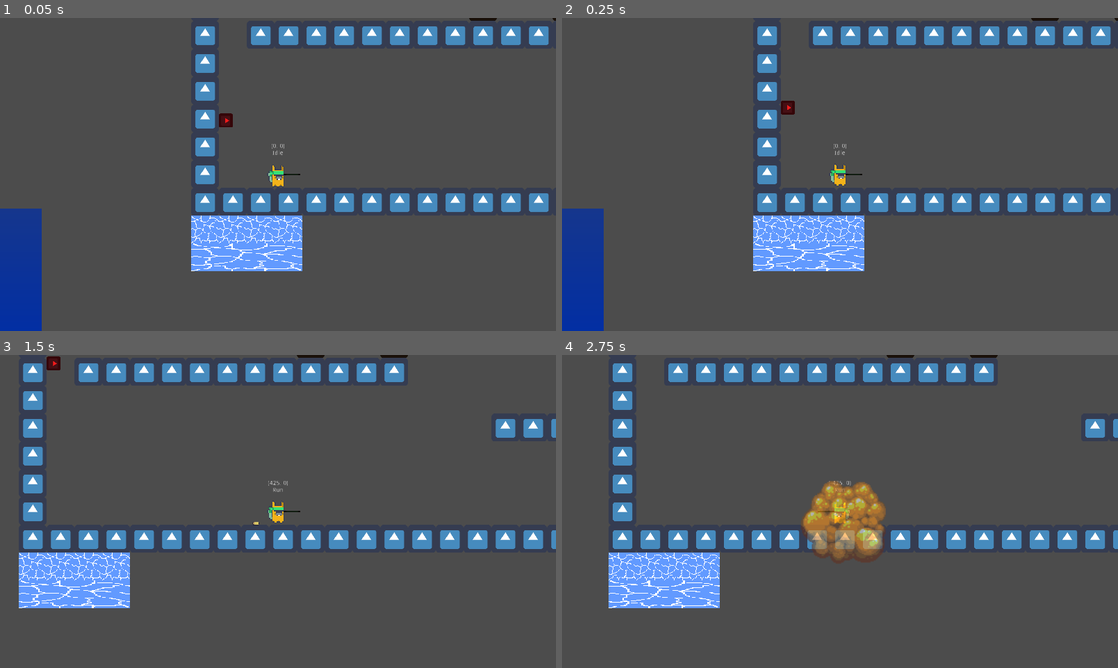
Above: before the commit, frames 1-4 (two rows, left to right).
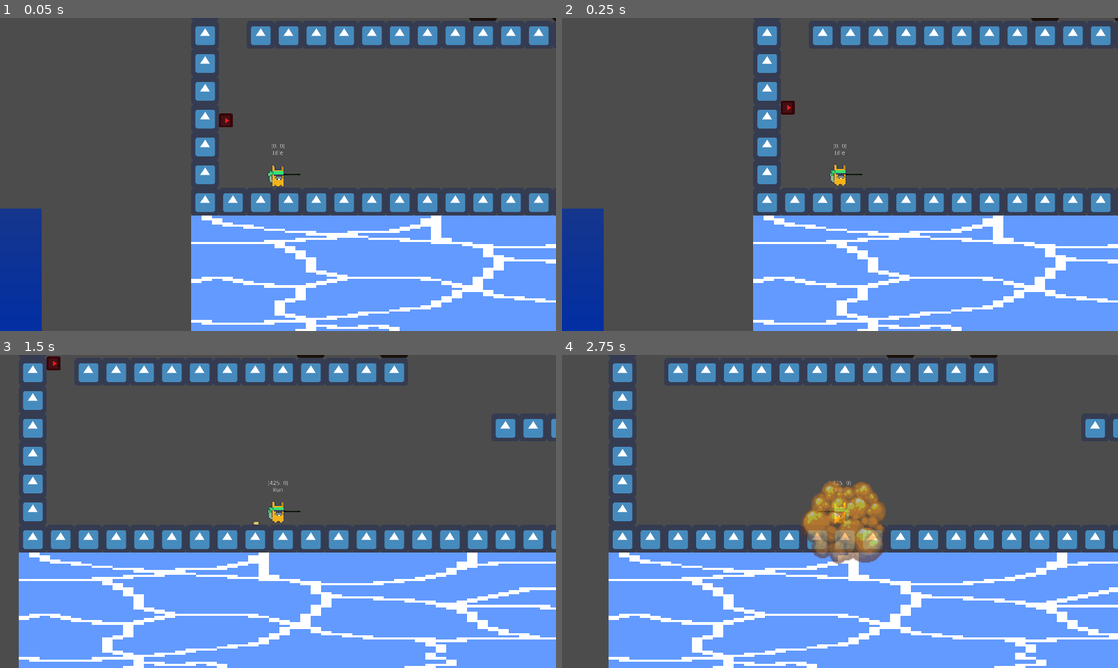
Above: after the commit, the same moments.

Repository: fruitdude/godot-metroidvania
Game: Godot game, scene res://src/main/Main.tscn
The game is run twice, just before and just after one commit, with the same random seed, the same clock (stepped at 60 frames per second) and the same inputs. The engine's default icon, where the game draws it, is replaced by a stand-in: a white triangle on a blue panel in a dark square.
Inputs (mouse positions are in pixels of both pictures, inside the frame that each line leads up to):
- Up to frame 1 (0.05 s): no input
- Up to frame 2 (0.25 s): no input
- Up to frame 3 (1.5 s): move the mouse to (400, 495) at 0.52 s; press the mouse at (400, 495) at 0.53 s; hold D (move_right) from 0.53 s (still down); tap Space (jump) at 0.77 s; move the mouse to (166, 527) at 1.27 s; release the mouse at (166, 527) at 1.28 s; tap Shift (stay_stationary) at 1.35 s
- Up to frame 4 (2.75 s): tap Space (jump) at 1.52 s; move the mouse to (895, 442) at 2.02 s; release D (move_right) at 2.03 s; press the mouse at (895, 442) at 2.03 s; hold A (move_left) from 2.03 s (still down)

The runs differ from the first frame. In frame 1, 22% of the frame differs, in the area x 34-100%, y 63-100%; in frame 2, 22%; in frame 3, 33%, in the area x 3-100%, y 63-100%; in frame 4, 31%.

Commit message:
watershaper prototype

Diff:
--- a/src/enemies/snail/Snail.gd
+++ b/src/enemies/snail/Snail.gd
@@ -6,11 +6,6 @@
 export(NodePath) onready var raycasts = get_node(raycasts) as Node2D
 
 var health_points := 5.0
-
-
-func _ready():
-	print(get_owner())
-	print(get_parent())
 
 
 func _physics_process(_delta: float) -> void:
--- a/src/main/Main.tscn
+++ b/src/main/Main.tscn
@@ -81,24 +81,8 @@
 offset = 3488.13
 
 [node name="Water2D" parent="." instance=ExtResource( 7 )]
-position = Vector2( 32, 544 )
-texture = ExtResource( 6 )
-
-[node name="Water2D2" parent="." instance=ExtResource( 7 )]
-position = Vector2( 96, 544 )
-texture = ExtResource( 6 )
-
-[node name="Water2D3" parent="." instance=ExtResource( 7 )]
-position = Vector2( 160, 544 )
-texture = ExtResource( 6 )
-
-[node name="Water2D4" parent="." instance=ExtResource( 7 )]
-position = Vector2( 224, 544 )
-texture = ExtResource( 6 )
-
-[node name="Water2D5" parent="." instance=ExtResource( 7 )]
-position = Vector2( 128, 608 )
-scale = Vector2( 4, 1 )
+position = Vector2( 768, 672 )
+scale = Vector2( 24, 5 )
 texture = ExtResource( 6 )
 
 [node name="Reflection2D" parent="." instance=ExtResource( 5 )]
--- /dev/null
+++ b/src/shaders/water2d/WaterShader.tres
@@ -0,0 +1,18 @@
+[gd_resource type="Shader" format=2]
+
+[resource]
+code = "shader_type canvas_item;
+
+uniform vec2 scale;
+uniform float zoom_y;
+
+uniform float aspect_ratio;
+
+
+void fragment(){
+	vec2 uv_waves = UV * scale;
+	uv_waves.y *= aspect_ratio;
+
+	vec4 color_water = texture(TEXTURE, uv_waves);
+	COLOR = color_water;
+}"
--- a/src/singletons/GameEvents.gd
+++ /dev/null
@@ -1,4 +0,0 @@
-extends Node
-
-
-signal box_destroyed
